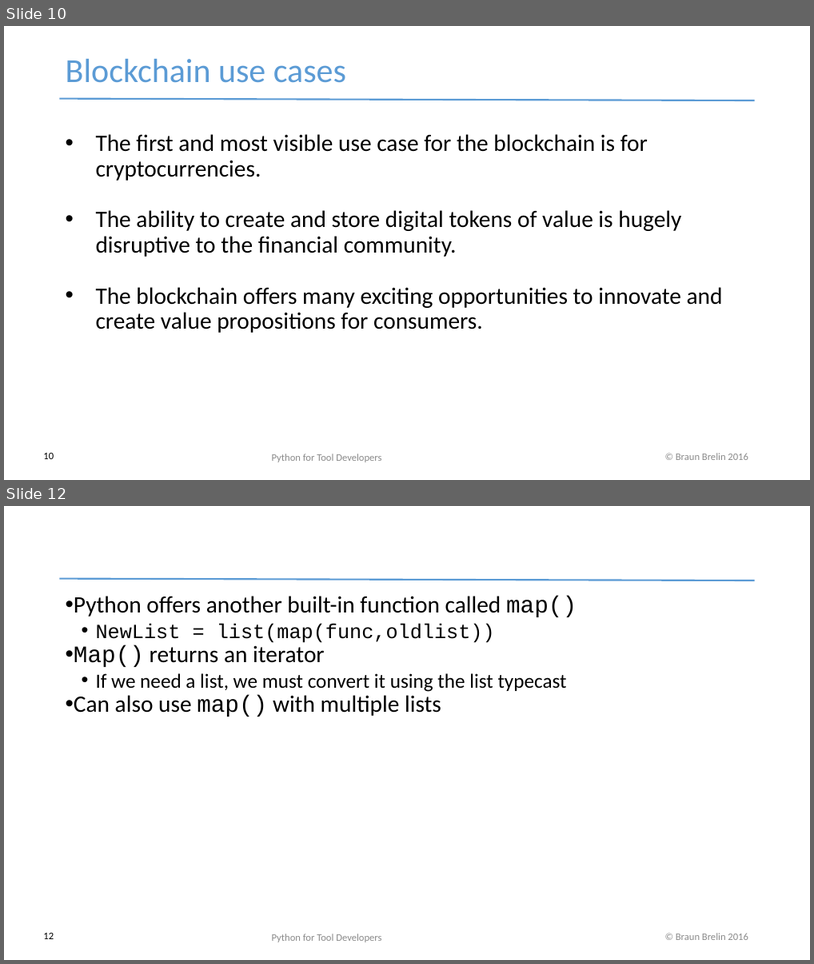
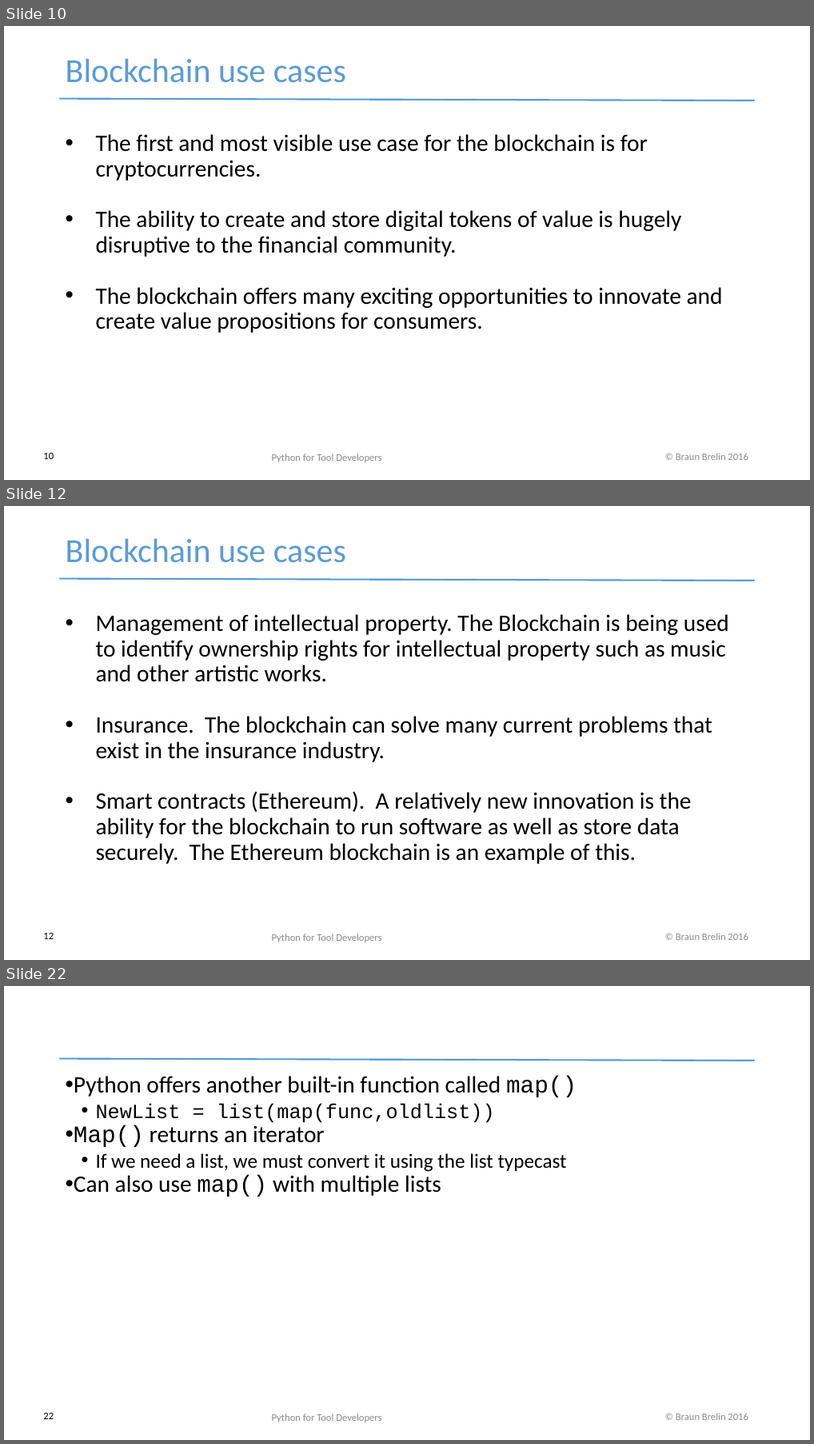
Before and after one commit to redmage123/btc-introductory-workshop, a slide deck: docs/Blockchain workshop v0.1.pptx. Shown one above the other, each under a label of ours: slides 10 and 12 before the commit, slides 10, 12 and 22 after it; the slides between them are not shown. The pictures are 814x964 and 814x1444 pixels, drawn with LibreOffice and Linux fonts; fonts in the diff are those of the drawing. Boxes give left, top, right and bottom in pixels: in the first picture for what was removed or moved away, otherwise in the second. Text is boxed around its words. In the diff, an @@ line names an element or a change of style, - is before the commit and + after.

```diff
--- a/docs/Blockchain workshop v0.1.pptx
+++ b/docs/Blockchain workshop v0.1.pptx
@@ slide 12 added at (x1=4, y1=506, x2=810, y2=960), background #FFFFFF; not listed: 2 template elements that a slide beside it also shows @@
@@ text added at (x1=66, y1=539, x2=346, y2=563), 40 pt, text #5B9BD5 @@
+Blockchain use cases
@@ text added at (x1=96, y1=614, x2=730, y2=864), 28 pt, text #000000 @@
+• Management of intellectual property. The Blockchain is being used to identify ownership rights for intellectual property such as music and other artistic works.
+• Insurance. The blockchain can solve many current problems that exist in the insurance industry.
+• Smart contracts (Ethereum). A relatively new innovation is the ability for the blockchain to run software as well as store data securely. The Ethereum blockchain is an example of this.
@@ page number added at (x1=43, y1=932, x2=54, y2=939), 12 pt, text #000000 @@
+12
@@ text added at (x1=272, y1=933, x2=382, y2=942), 12 pt, text #8B8B8B @@
+Python for Tool Developers
@@ what was slide 12 is now slide 22 @@
@@ page number at (x1=43, y1=1412, x2=54, y2=1419): text changed @@
-12
+22
```
Also in this commit, not shown: 1 slide changed, 9 other slides added, 3 other files.
